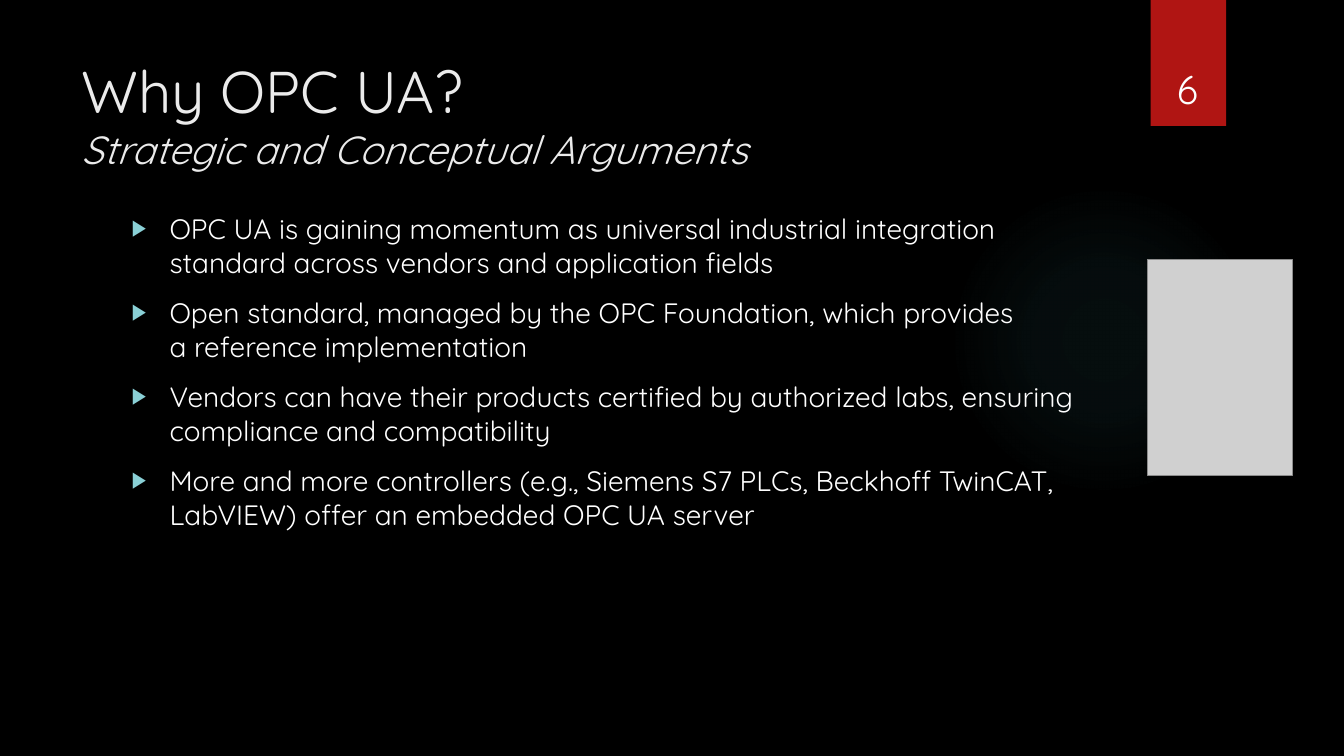
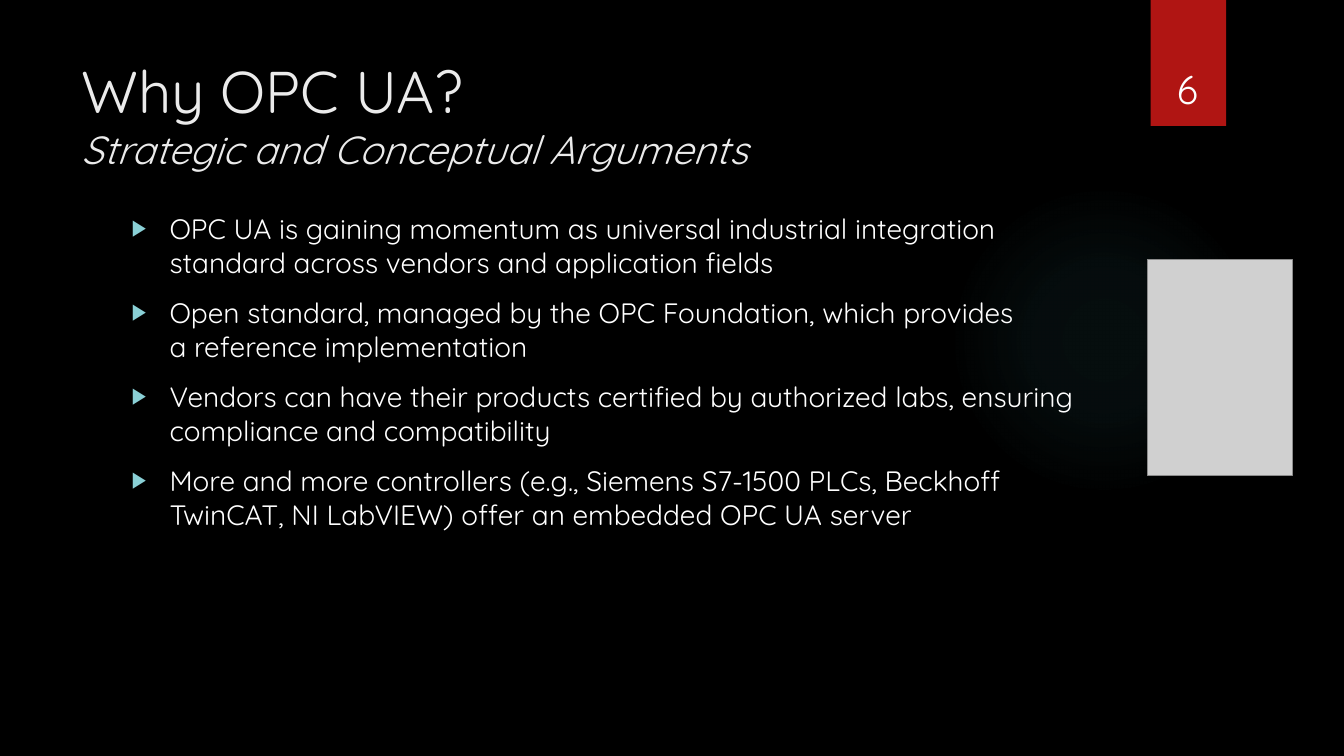
Before and after one commit to epics-training/opcua-support, a slide deck: slide 6 of presentations/OPC UA Device Support.pptx. Drawn at 1344x756 pixels with LibreOffice and Linux fonts; fonts in the diff are those of the drawing; grey boxes stand for pictures; background and template pictures are left out. Boxes give left, top, right and bottom in pixels: in the first picture for what was removed or moved away, otherwise in the second. Text is boxed around its words. In the diff, an @@ line names an element or a change of style, - is before the commit and + after.

```diff
--- a/presentations/OPC UA Device Support.pptx
+++ b/presentations/OPC UA Device Support.pptx
@@ text at <box>170,470,1000,531</box>: text changed @@
-▶ More and more controllers (e.g., Siemens S7 PLCs, Beckhoff TwinCAT, LabVIEW) offer an embedded OPC UA server
+▶ More and more controllers (e.g., Siemens S7-1500 PLCs, Beckhoff TwinCAT, NI LabVIEW) offer an embedded OPC UA server
```
Also in this commit, not shown: 11 other slides changed, 1 other file.
